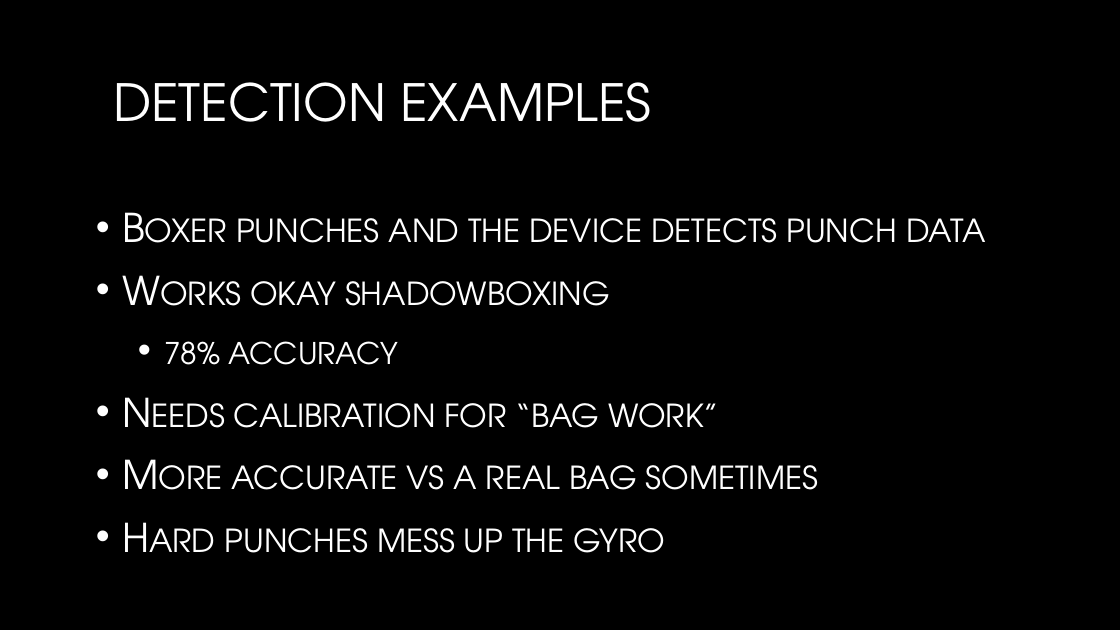
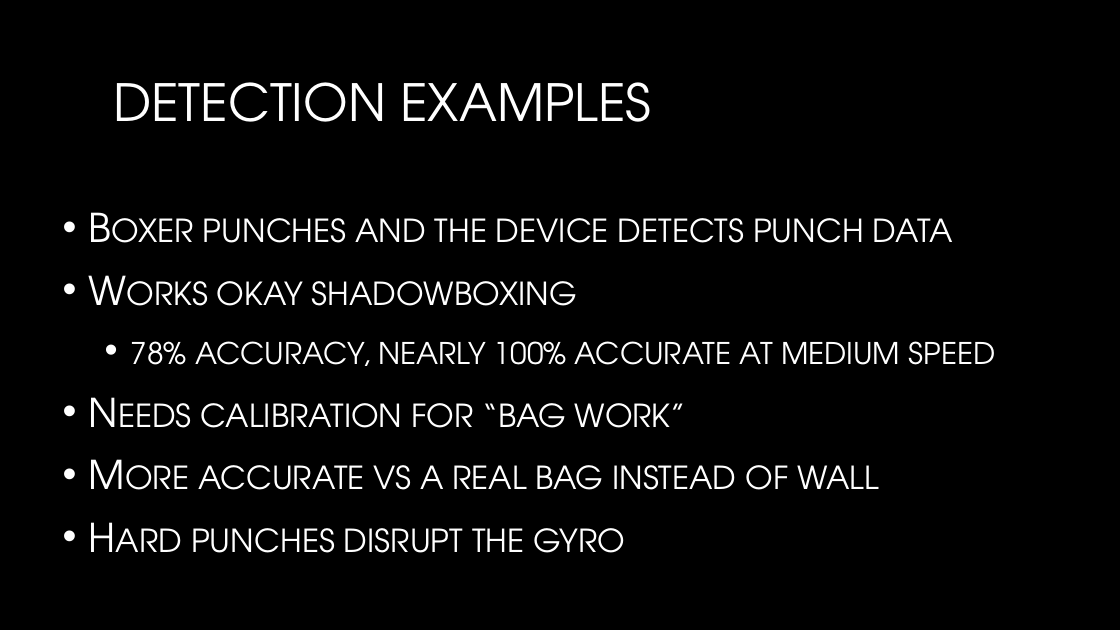
Before and after one commit to andrewdpham3/BoxingWearable, a slide deck: slide 10 of Boxing Wearable.pptx (slide 9 before the commit). Drawn at 1120x630 pixels with LibreOffice and Linux fonts; fonts in the diff are those of the drawing; background and template pictures are left out. Boxes give left, top, right and bottom in pixels: in the first picture for what was removed or moved away, otherwise in the second. Text is boxed around its words. In the diff, an @@ line names an element or a change of style, - is before the commit and + after.

```diff
--- a/Boxing Wearable.pptx
+++ b/Boxing Wearable.pptx
@@ text "Boxer punches and the device ...": place and size @@
-text "Boxer punches and the device ..." at [164, 218, 986, 553]
+text "Boxer punches and the device ..." at [131, 218, 996, 553]
@@ text at [131, 341, 996, 366]: text changed @@
-  • 78% accuracy
+  • 78% accuracy, nearly 100% accurate at medium speed
@@ text at [191, 465, 879, 553]: text changed @@
-• More accurate vs a real bag sometimes
-• Hard punches mess up the gyro
+• More accurate vs a real bag instead of wall
+• Hard punches disrupt the gyro
```
Also in this commit, not shown: 1 slide added.
